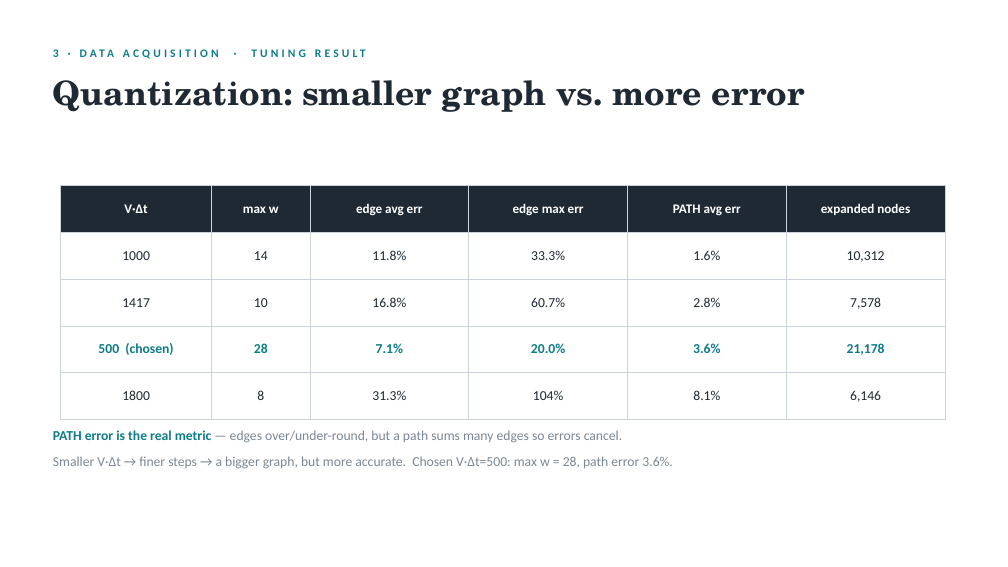
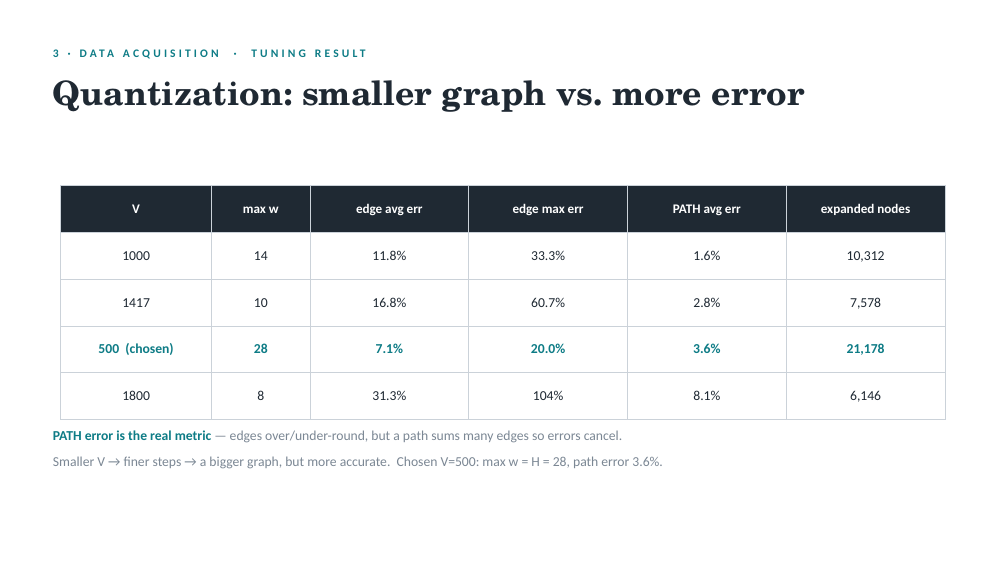
Before and after one commit to dohyunKim0309/OHT_MAPF, a slide deck: slide 10 of results/presentation/OHT_MAPF_presentation.pptx. Drawn at 1008x567 pixels with LibreOffice and Linux fonts; fonts in the diff are those of the drawing. Boxes give left, top, right and bottom in pixels: in the first picture for what was removed or moved away, otherwise in the second. Text is boxed around its words. In the diff, an @@ line names an element or a change of style, - is before the commit and + after.

```diff
--- a/results/presentation/OHT_MAPF_presentation.pptx
+++ b/results/presentation/OHT_MAPF_presentation.pptx
@@ table at [60, 185, 945, 420] @@
-row 1, column 1: V·Δt
+row 1, column 1: V
@@ text at [53, 456, 662, 469]: text changed @@
-Smaller V·Δt → finer steps → a bigger graph, but more accurate. Chosen V·Δt=500: max w = 28, path error 3.6%.
+Smaller V → finer steps → a bigger graph, but more accurate. Chosen V=500: max w = H = 28, path error 3.6%.
```
Also in this commit, not shown: 5 other slides changed, 1 slide added, 1 slide removed.
